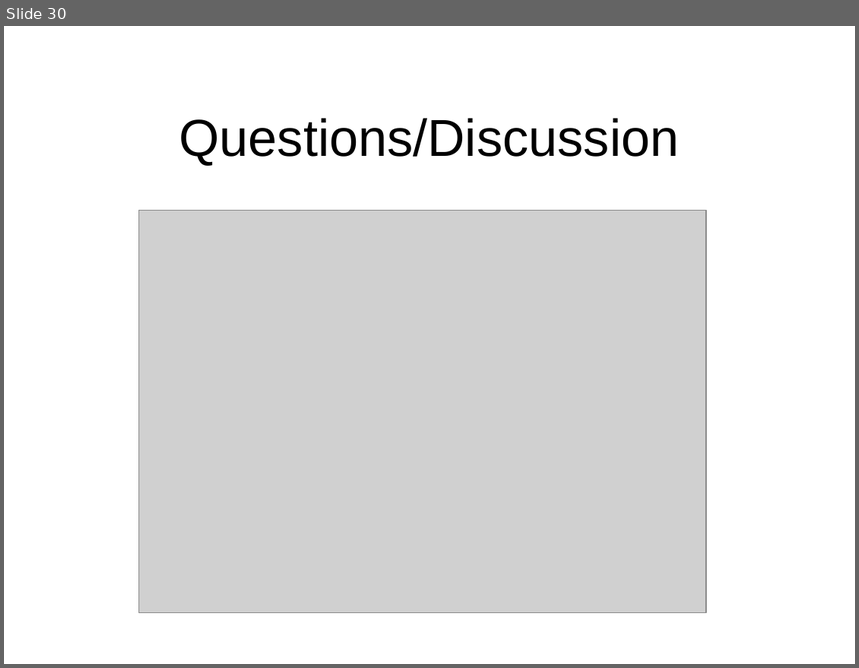
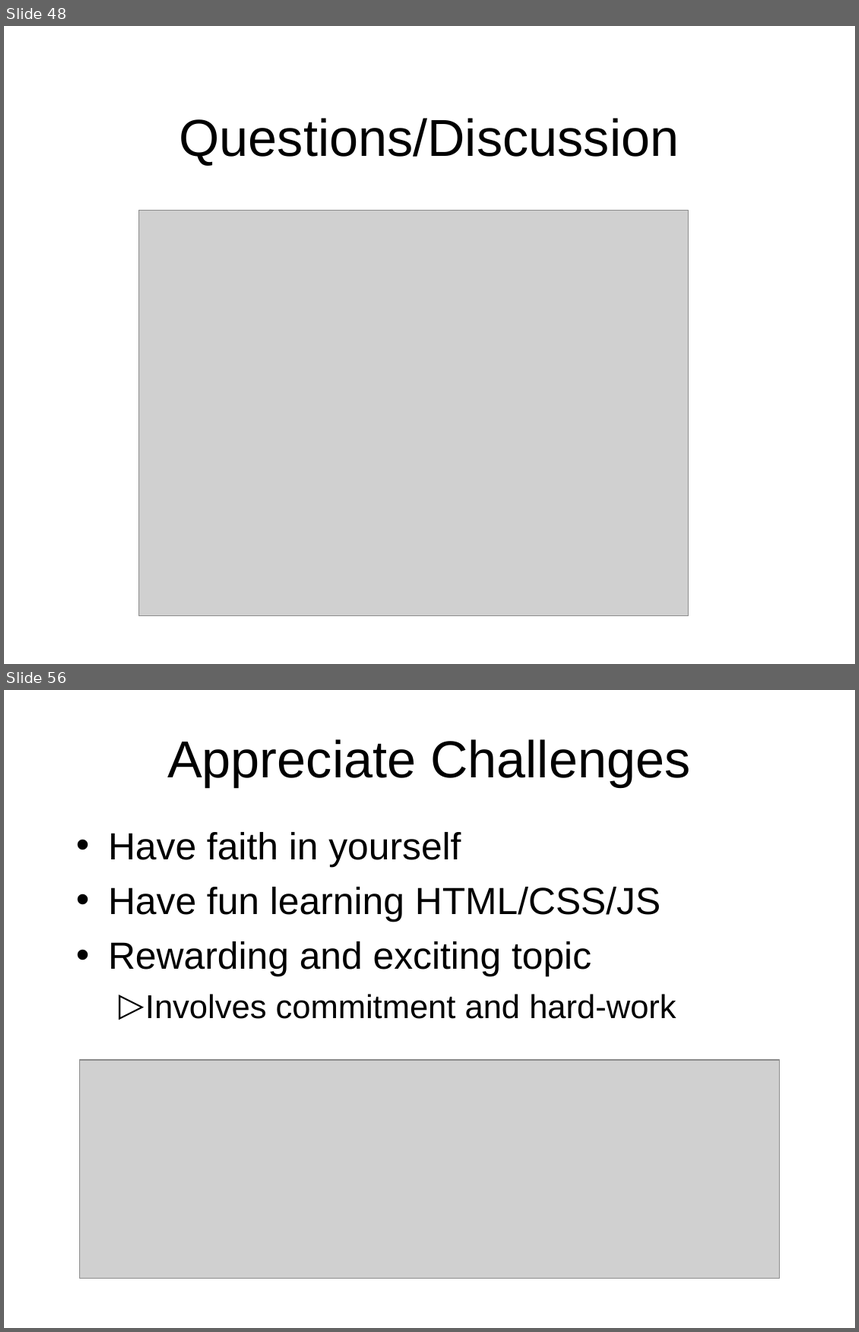
Before and after one commit to octaviordz/zjnu2017.github.io, a slide deck: WAD/lectures/050--CSS.ppt. Shown one above the other, each under a label of ours: slide 30 before the commit, slides 48 and 56 after it; the slides between them are not shown. The pictures are 859x668 and 859x1332 pixels, drawn with LibreOffice and Linux fonts; fonts in the diff are those of the drawing; grey boxes stand for pictures. Boxes give left, top, right and bottom in pixels: in the first picture for what was removed or moved away, otherwise in the second. Text is boxed around its words. In the diff, an @@ line names an element or a change of style, - is before the commit and + after.

```diff
--- a/WAD/lectures/050--CSS.ppt
+++ b/WAD/lectures/050--CSS.ppt
@@ slide 56 added at <box>4,690,855,1328</box>, background #FFFFFF @@
@@ title added at <box>167,739,690,787</box>, 44 pt, text #000000 @@
+Appreciate Challenges
@@ text added at <box>108,832,676,1019</box>, 32 pt, text #000000 @@
+• Have faith in yourself
+• Have fun learning HTML/CSS/JS
+• Rewarding and exciting topic
+  ▷ Involves commitment and hard-work
@@ picture added at <box>80,1060,779,1279</box> @@
@@ what was slide 30 is now slide 48 @@
@@ slide 48 changed as well @@
@@ picture: place and size @@
-picture at <box>139,211,706,613</box>
+picture at <box>139,211,688,617</box>
```
Also in this commit, not shown: 6 other slides changed, 25 other slides added, 1 slide removed, 2 other files.
